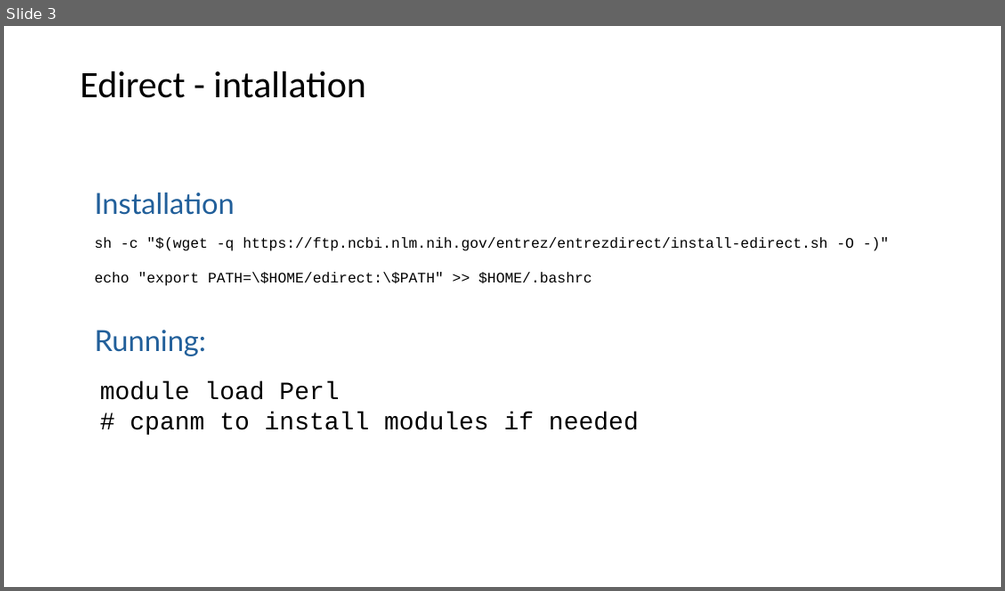
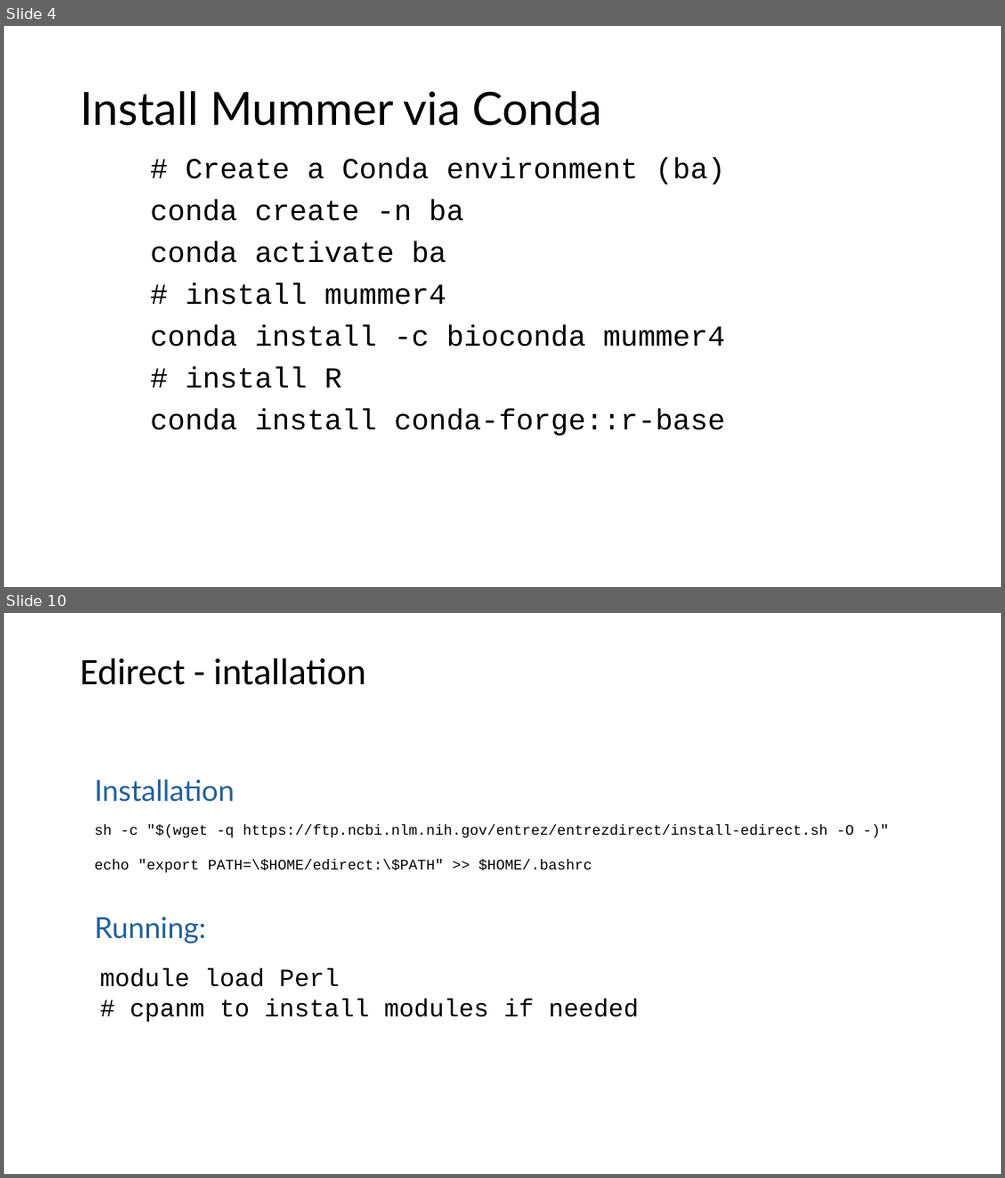
Before and after one commit to liu3zhenlab/teaching, a slide deck: PLPTH813Bioinformatis/2025/2_lab/lab05_NCBItools.pptx. Shown one above the other, each under a label of ours: slide 3 before the commit, slides 4 and 10 after it; the slides between them are not shown. The pictures are 1005x591 and 1005x1178 pixels, drawn with LibreOffice and Linux fonts; fonts in the diff are those of the drawing. Boxes give left, top, right and bottom in pixels: in the first picture for what was removed or moved away, otherwise in the second. Text is boxed around its words. In the diff, an @@ line names an element or a change of style, - is before the commit and + after.

```diff
--- a/PLPTH813Bioinformatis/2025/2_lab/lab05_NCBItools.pptx
+++ b/PLPTH813Bioinformatis/2025/2_lab/lab05_NCBItools.pptx
@@ slide 4 added at bbox=[4, 26, 1001, 587], background #FFFFFF @@
@@ title added at bbox=[80, 91, 602, 126], 44 pt, text #000000 @@
+Install Mummer via Conda
@@ text added at bbox=[150, 157, 725, 435], 28 pt, text #000000 @@
+# Create a Conda environment (ba)
+conda create -n ba
+conda activate ba
+# install mummer4
+conda install -c bioconda mummer4
+# install R
+conda install conda-forge::r-base
@@ what was slide 3 is now slide 10 @@
```
Also in this commit, not shown: 2 slides changed, 6 other slides added, 2 other files.
